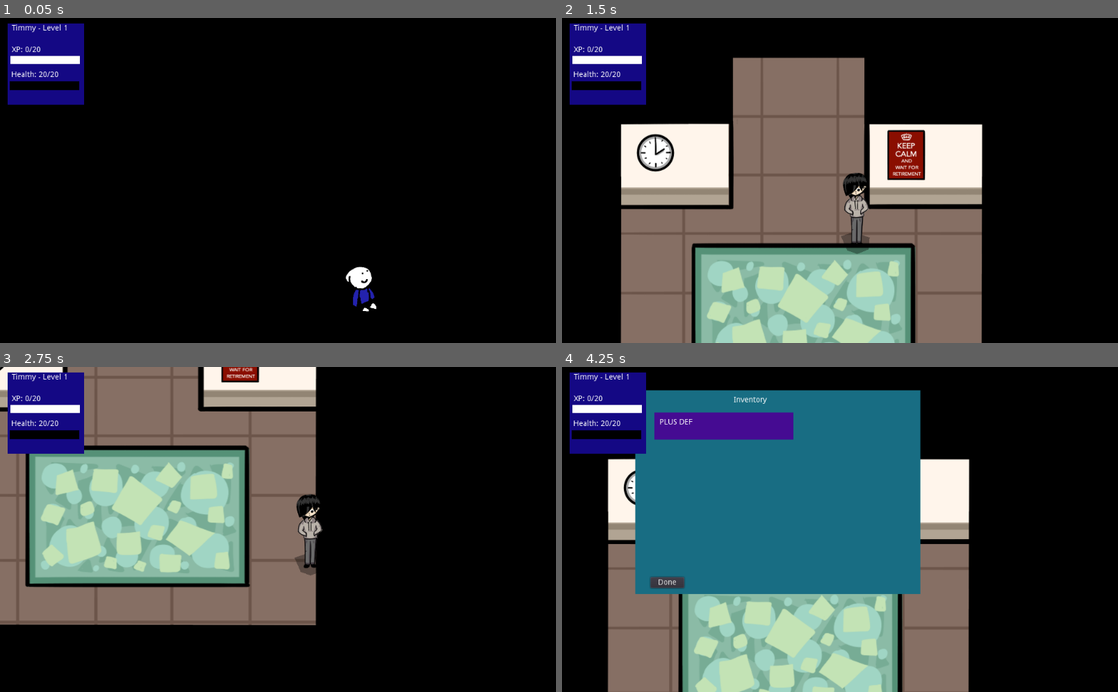
Above: before the commit, frames 1-4 (two rows, left to right).
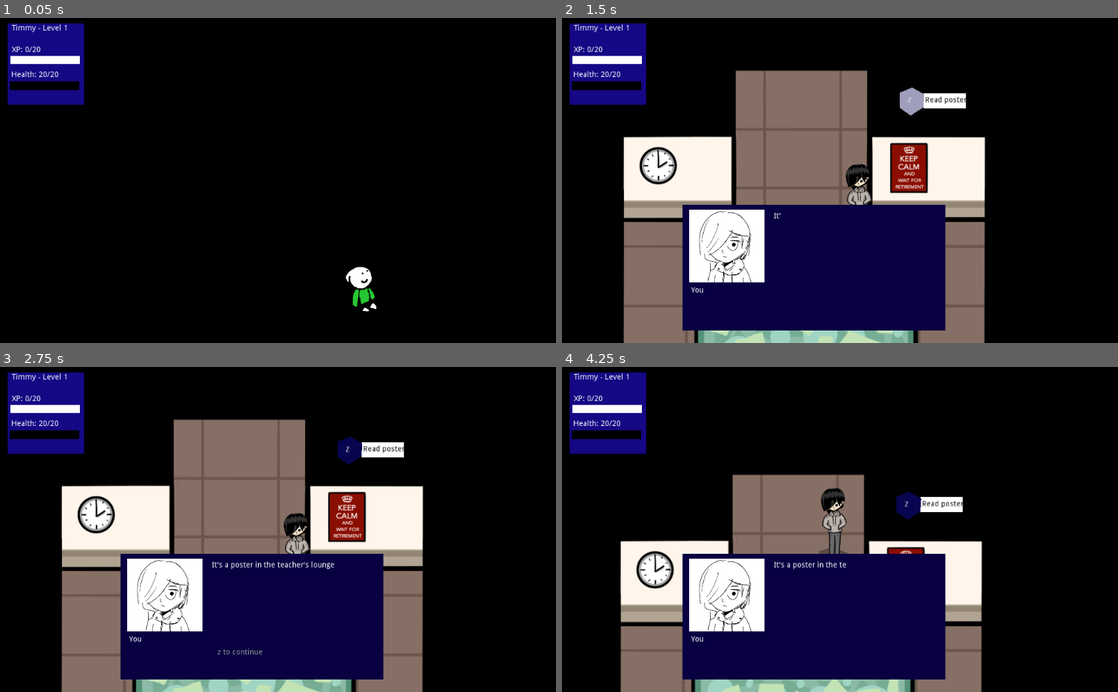
Above: after the commit, the same moments.

Repository: johnfn/ld49
Game: Godot game, scene res://Main.tscn
Same seed, same stepped clock (60 frames per second), same inputs: the game is played once before the commit and once after it. The engine's default icon, where the game draws it, is replaced by a stand-in: a white triangle on a blue panel in a dark square.
Inputs (mouse positions are in pixels of both pictures, inside the frame that each line leads up to):
- Up to frame 1 (0.05 s): no input
- Up to frame 2 (1.5 s): move the mouse to (962, 164) at 0.52 s; hold Right (ui_right) 0.53-1.28 s; tap Z (action) at 0.6, 1.35 s; move the mouse to (728, 196) at 1.27 s; hold Down (ui_down) from 1.28 s (still down)
- Up to frame 3 (2.75 s): move the mouse to (333, 458) at 2.02 s; release Down (ui_down) at 2.03 s; hold Right (ui_right) from 2.03 s (still down); tap X (angry) at 2.1 s; tap Z (action) at 2.3 s
- Up to frame 4 (4.25 s): move the mouse to (812, 594) at 2.77 s; release Right (ui_right) at 2.78 s; hold Up (ui_up) 2.78-3.53 s; tap Z (action) at 2.85, 3.6 s; move the mouse to (1006, 578) at 3.52 s; hold Left (ui_left) from 3.53 s (still down); tap I (inventory) at 4.15 s

The runs differ from the first frame. In frame 1, 0.1% of the frame differs, in the area x 63-68%, y 82-89%; in frame 2, 30%; in frame 3, 57%, in the area x 0-77%, y 0-100%; in frame 4, 54%.
Error before the commit: Invalid get index 'PrincipalPike' (on base: 'Dictionary'). (res://Enemies.gd:5)

Commit message:
add fight lines

Diff:
--- a/Enemies.gd
+++ b/Enemies.gd
@@ -146,6 +146,24 @@
       "xp": 30,
       "is_inanimate": false,
       "battle_tscn": load("res://BattleEnemy.tscn"),
+      "intro": "Miss Trunchbull GOT YOU ANGRY!",
+      "victory": "...just take this and get out of my sight...",
+      "defeat": "i wonder if this building will still be around by the time your detention is over",
+      "playerLines": [
+        "the only thing you've taught me is that you're not worth listening to",
+        "i recorded your class to help with my insomnia",
+        "one of the world's famous unsolved problems is how you remain employed",
+       ],
+      "keyWords": [
+        [],
+        [],
+        [],
+       ],
+      "enemyLines": [
+        "i could only tell it was yours because it was illegible",
+        "this is a more pitiful showing than your last exam",
+        "class clown isnt meant to be taken this literally timmy",
+       ]
     },
 
     G.ENEMIES.PrincipalPike: {
@@ -156,6 +174,24 @@
       "xp": 30,
       "is_inanimate": false,
       "battle_tscn": load("res://BattleEnemy.tscn"),
+      "intro": "Principal Pike IS AIMED AT YOU!",
+      "victory": "only a few years until retirement...",
+      "defeat": "another problem solved",
+      "playerLines": [
+        "you have no principles",
+        "you're compensating for how powerless you are everywhere else",
+        "i'm going home, you're going to a home",
+       ],
+      "keyWords": [
+        [],
+        [],
+        [],
+       ],
+      "enemyLines": [
+        "school was never a good fit for you anyways",
+        "now you can go somewhere you fit in better, like prison",
+        "remember that time you got sent here covered in glue",
+       ]
     },
 
     G.ENEMIES.SchoolFiles: {
@@ -166,6 +202,24 @@
       "xp": 30,
       "is_inanimate": false,
       "battle_tscn": load("res://BattleEnemy.tscn"),
+      "intro": "Timmy's School Files GOT YOU RILED!",
+      "victory": '"Student is very persistent."',
+      "defeat": '"Student is destined for failure."',
+      "playerLines": [
+        "your arguments are thin",
+        "its all the same to a shredder",
+        "youre full of sheets",
+       ],
+      "keyWords": [
+        [],
+        [],
+        [],
+       ],
+      "enemyLines": [
+        '"Strengths: Is able to read. If the words are short."',
+        '"Weaknesses: Boring, stupid... Continues on pages 2-4."',
+        '"Seems to have eaten a lot of glue as a child."',
+       ]
     },
 
     G.ENEMIES.Stapler: {
@@ -176,6 +230,24 @@
       "xp": 30,
       "is_inanimate": true,
       "battle_tscn": load("res://BattleEnemy.tscn"),
+      "intro": "A Stapler HAS YOU SEEING RED!",
+      "victory": "does making staplers feel bad make you feel good?",
+      "defeat": "feel my two pronged wrath, loser",
+      "playerLines": [
+        "you remind me of clippy",
+        "you are becoming increasingly irrelevant in modern society ",
+        "initech proves you cant handle burns",
+       ],
+      "keyWords": [
+        [],
+        [],
+        [],
+       ],
+      "enemyLines": [
+        "maybe with some staples you could hold your life together",
+        "is that really the best line you can swing",
+        "kids are a staple of my diet",
+       ]
     },
 
     G.ENEMIES.MichaelwaveOven: {
@@ -186,6 +258,24 @@
       "xp": 30,
       "is_inanimate": true,
       "battle_tscn": load("res://BattleEnemy.tscn"),
+      "intro": "Michaelwave Oven GOT YOU HEATED!",
+      "victory": "wow youre better at burning things than i am",
+      "defeat": "*DING*",
+      "playerLines": [
+        "you don't deserve to be a named character",
+        "you're as cold inside as you leave food",
+        "everyone wishes you weren't so loud",
+       ],
+      "keyWords": [
+        [],
+        [],
+        [],
+       ],
+      "enemyLines": [
+        "who better than me to roast you",
+        "im the only one who will show you warmth",
+        "ill make your head spin",
+       ]
     },
 
     G.ENEMIES.LoungeDoor: {
@@ -196,6 +286,24 @@
       "xp": 30,
       "is_inanimate": true,
       "battle_tscn": load("res://BattleEnemy.tscn"),
+      "intro": "The Teacher's Lounge Door IS LOCKED IN YOUR SIGHTS!",
+      "victory": "",
+      "defeat": "",
+      "playerLines": [
+        "you make a worse door than a window",
+        "your insults are adoorable",
+        "you're a doork",
+       ],
+      "keyWords": [
+        [],
+        [],
+        [],
+       ],
+      "enemyLines": [
+        "a doornail is actually much smarter than you",
+        "nothing will ever hinge on you",
+        "you cant handle these insults",
+       ]
     },
 
     G.ENEMIES.SchoolDoors: {
@@ -206,6 +314,24 @@
       "xp": 30,
       "is_inanimate": true,
       "battle_tscn": load("res://BattleEnemy.tscn"),
+      "intro": "The School Doors STAND IN YOUR WAY!",
+      "victory": "it appears my steel deadbolt was no match for your harsh words",
+      "defeat": "rain, shine, or fire alarm, no one crosses my threshold",
+      "playerLines": [
+        "youre all metal no mettle",
+        "everyone that gets close to you leaves",
+        "your mother was the lowest bidding supplier",
+       ],
+      "keyWords": [
+        [],
+        [],
+        [],
+       ],
+      "enemyLines": [
+        "a doormat like you is beneath me",
+        "let me choose not to open up you dont either",
+        "people laughing at you behind closed doors doesn't mean you need to take it out on me",
+       ]
     },
 
     G.ENEMIES.TheGame: {
@@ -216,6 +342,25 @@
       "xp": 30,
       "is_inanimate": true,
       "battle_tscn": load("res://BattleEnemy.tscn"),
+      "intro": "The Game IS TRYING TO PLAY YOU!",
+      "victory": "",
+      "defeat": "",
+      "playerLines": [
+        "no one will play you three weeks from now",
+        "even ign would rate this below a 3",
+        "you do evoke a strong feeling... unfortunately, it's boredom",
+       ],
+      "keyWords": [
+        [],
+        [],
+        [],
+       ],
+      # TODO fill in the blanks
+      "enemyLines": [
+        "normally people make it here way faster than <insert time taken to get here>",
+        "you must be pretty bad to have taken <damage total> damage",
+        "hey, you only cried <cry count> times, that's a good day for you",
+       ]
     },
 
     G.ENEMIES.Credits: {
@@ -226,6 +371,25 @@
       "xp": 30,
       "is_inanimate": true,
       "battle_tscn": load("res://BattleEnemy.tscn"),
+      "intro": "The Credits FOUND A WAY TO MAKE YOU WATCH THEM!",
+      "victory": "",
+      "defeat": "",
+      # TODO line these up
+      "playerLines": [
+        "this gimmick has been done a ton of times already",
+        "true",
+        "wow i thought you put in a lot less than that",
+       ],
+      "keyWords": [
+        [],
+        [],
+        [],
+       ],
+      "enemyLines": [
+        "you cant exist without me",
+        "youre a poorly written character",
+        "looks like theres a reason people take more than three days to make",
+       ]
     },
 
     G.ENEMIES.Steve: {
@@ -238,6 +402,24 @@
       "battle_tscn": load("res://BattleEnemy.tscn"),
       "dialog": funcref(self, "steve_talk"),
       "walks": true,
+      "intro": "",
+      "victory": "",
+      "defeat": "",
+      "playerLines": [
+        "",
+        "",
+        "",
+       ],
+      "keyWords": [
+        [],
+        [],
+        [],
+       ],
+      "enemyLines": [
+        "",
+        "",
+        "",
+       ]
     },
 
     G.ENEMIES.Gteve: {
@@ -250,6 +432,24 @@
       "battle_tscn": load("res://BattleEnemy.tscn"),
       "dialog": funcref(self, "gteve_talk"),
       "walks": true,
+      "intro": "",
+      "victory": "",
+      "defeat": "",
+      "playerLines": [
+        "",
+        "",
+        "",
+       ],
+      "keyWords": [
+        [],
+        [],
+        [],
+       ],
+      "enemyLines": [
+        "",
+        "",
+        "",
+       ]
     },
   }
 
--- a/Globals.gd
+++ b/Globals.gd
@@ -79,6 +79,14 @@
   TeacherPoster,
   TeacherClock,
   TeacherRug,
+  PrincipalPike,
+  SchoolFiles,
+  TheGame,
+  Credits,
+  SchoolDoors,
+  LoungeDoor,
+  MichaelwaveOven,
+  Stapler,
 }
 
 var health = 20
Not shown, added: audio/sfx/battle sfx/missedthing.mp3.import
